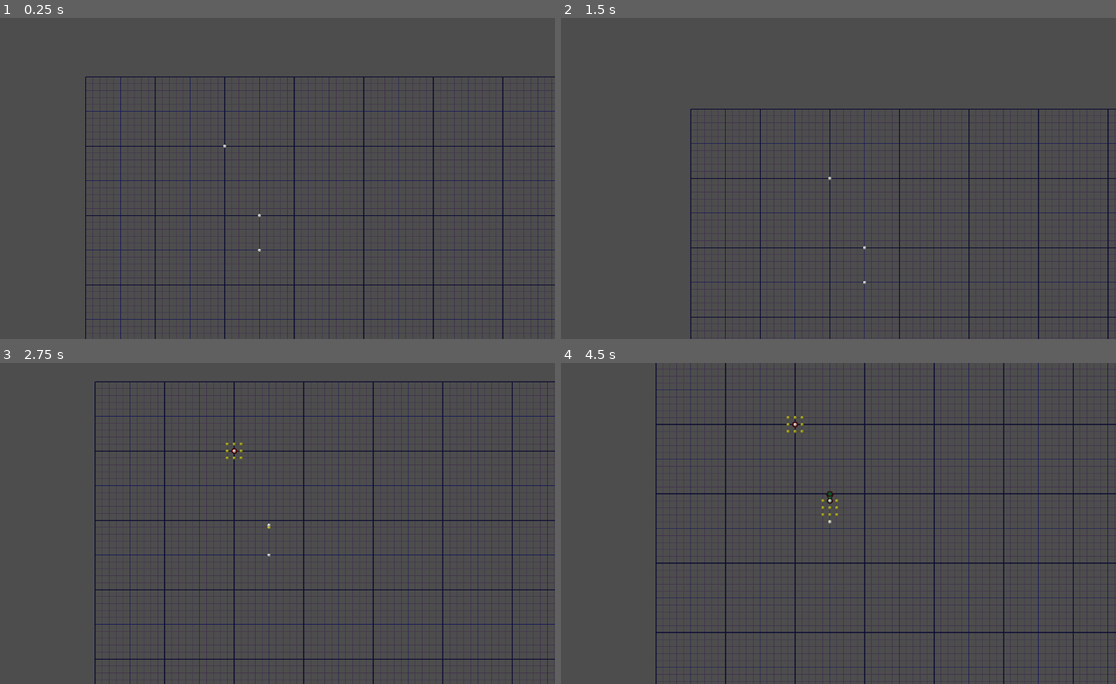
Above: before the commit, frames 1-4 (two rows, left to right).
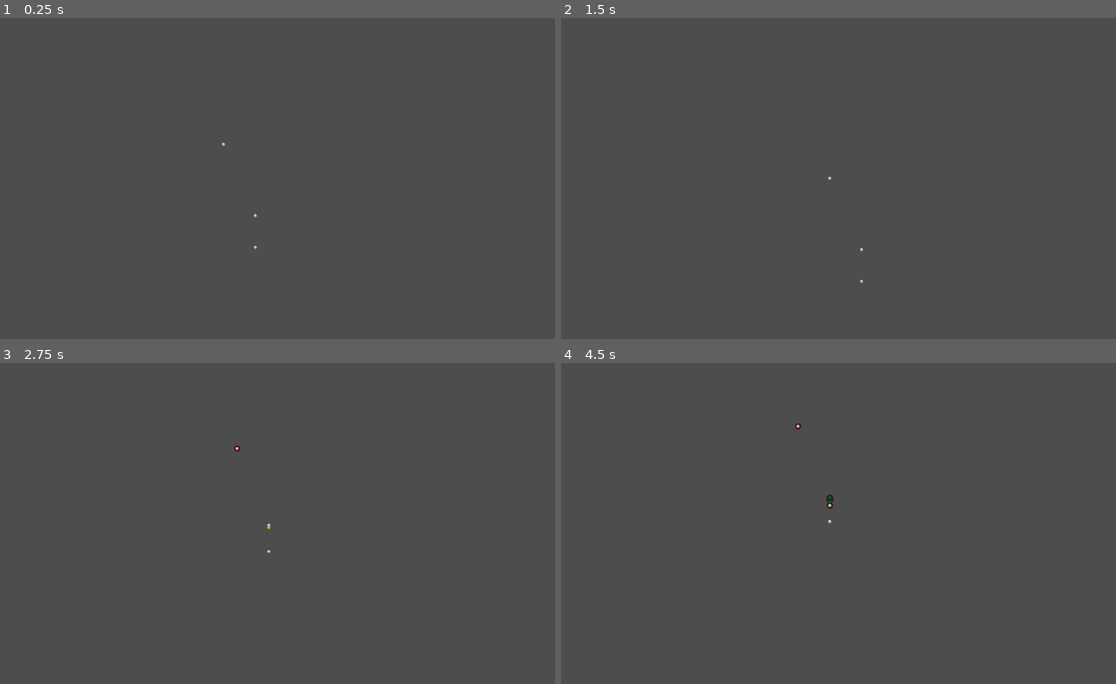
Above: after the commit, the same moments.

Repository: vibrunazo/godot-vector
Game: Godot game, scene res://scenes/map.tscn
Same seed, same stepped clock (60 frames per second), same inputs: the game is played once before the commit and once after it.
Inputs:
- Up to frame 1 (0.25 s): no input
- Up to frame 2 (1.5 s): hold Keypad 3 (ui_down_right) 0.53-1.28 s; tap Keypad 5 (ui_center) at 0.6, 1.35 s; hold Down (ui_down) from 1.28 s (still down)
- Up to frame 3 (2.75 s): release Down (ui_down) at 2.03 s; hold Keypad 3 (ui_down_right) from 2.03 s (still down); tap Keypad 5 (ui_center) at 2.1 s
- Up to frame 4 (4.5 s): release Keypad 3 (ui_down_right) at 2.78 s; hold Up (ui_up) 2.78-3.53 s; tap Keypad 5 (ui_center) at 2.85, 3.6, 4.35 s; hold Keypad 1 (ui_down_left) from 3.53 s (still down)

The runs differ from the first frame. In frame 1, 4.8% of the frame differs, in the area x 15-100%, y 18-100%; in frame 2, 3.6%; in frame 3, 4.8%; in frame 4, 6.5%, in the area x 17-100%, y 0-100%.
Error after the commit: Parse Error: Class "Grid" hides a global script class. (res://scenes/grid.gd:3)

Commit message:
game tells cars when their turn begins, used to show target dots anim

Diff:
--- a/scenes/car.gd
+++ b/scenes/car.gd
@@ -3,6 +3,7 @@
 class_name Car
 
 signal turn_end
+signal registered
 
 @export var grid: Grid
 @export var color: Color = Color(0.9, 0.2, 0.2)
@@ -15,6 +16,8 @@
 var history: Array[Vector2]
 var car_history: CarHistory
 var is_moving: = false
+var is_my_turn: = false
+var is_registered: = false
 
 # Called when the node enters the scene tree for the first time.
 func _ready():
@@ -24,6 +27,9 @@
 	ini_grid_pos = grid_pos
 	register_car_history()
 	update_pos_from_grid()
+	update_draw()
+	is_registered = true
+	registered.emit()
 
 func register_car_history():
 	car_history = %CarHistory
@@ -39,7 +45,14 @@
 func update_draw():
 	if car_history:
 		car_history.update_vectors()
-		car_history.show_dots_at(grid_pos + svector)
+		car_history.update_dots_at(grid_pos + svector)
+
+## my turn begins
+## the RaceGame tells the Car when its turn begins,
+## but the Car tells the Game when the turn ends via turn_end signal
+func turn_begin():
+	is_my_turn = true
+	car_history.show_dots()
 
 # Called every frame. 'delta' is the elapsed time since the previous frame.
 #func _process(_delta):
@@ -72,11 +85,10 @@
 
 func input_move(v: Vector2) -> bool:
 	if is_moving: return false
+	if not is_my_turn: return false
 	next_move = v
 	move()
 	return true
-#	await get_tree().create_timer(1.0).timeout
-
 
 func move():
 	svector += next_move
@@ -102,6 +114,7 @@
 	is_moving = false
 #	car_history.update_vectors()
 	update_draw()
+	is_my_turn = false
 	turn_end.emit()
 
 func update_grid_from_pos():
--- a/scenes/car_history.gd
+++ b/scenes/car_history.gd
@@ -97,6 +97,8 @@
 #	%Dots.visible = false
 	$AnimDots.play("hide_dots")
 
+## shows the dots of possible options where the user can go
+## called by the owning car when its turn begins
 func show_dots():
 	$AnimDots.play("show_dots")
 	%Dots.visible = true
@@ -112,11 +114,10 @@
 	%TargetDot.position = grid2pix(p)
 	$AnimTarget.play("selected")
 
-## shows the dots of possible options where the user can go
-## called by the owning car when the car stops moving and reaches its target
-func show_dots_at(p: Vector2):
+## updates the position where the target dots will show up in the future
+## when it's my turn
+func update_dots_at(p: Vector2):
 	%Dots.position = grid2pix(p)
-	show_dots()
 
 func grid2pix(g: Vector2) -> Vector2:
 	return car.grid2pix(g)
--- a/scenes/grid.tscn
+++ b/scenes/grid.tscn
@@ -1,6 +1,6 @@
 [gd_scene load_steps=2 format=3 uid="uid://d08o10r7su4q0"]
 
-[ext_resource type="Script" path="res://scenes/Grid.gd" id="1_vq0c6"]
+[ext_resource type="Script" path="res://scenes/grid.gd" id="1_qwgko"]
 
 [node name="Grid" type="Control"]
 layout_mode = 3
@@ -9,4 +9,4 @@
 anchor_bottom = 1.0
 grow_horizontal = 2
 grow_vertical = 2
-script = ExtResource("1_vq0c6")
+script = ExtResource("1_qwgko")
--- a/scenes/race_cam.tscn
+++ b/scenes/race_cam.tscn
@@ -1,8 +1,8 @@
 [gd_scene load_steps=2 format=3 uid="uid://62je7a634151"]
 
-[ext_resource type="Script" path="res://scenes/RaceCam.gd" id="1_2xwv3"]
+[ext_resource type="Script" path="res://scenes/race_cam.gd" id="1_ipghs"]
 
 [node name="RaceCam" type="Camera2D"]
 position_smoothing_enabled = true
 editor_draw_limits = true
-script = ExtResource("1_2xwv3")
+script = ExtResource("1_ipghs")
--- a/scenes/race_game.gd
+++ b/scenes/race_game.gd
@@ -9,7 +9,14 @@
 
 # Called when the node enters the scene tree for the first time.
 func _ready():
-	pass
+	await get_tree().create_timer(0.6).timeout
+	start_game()
+
+func start_game():
+	var car: Car = get_car_this_turn()
+	if not car.is_registered:
+		await car.registered
+	car.turn_begin()
 
 func _input(event):
 	if event.is_action("ui_down_left") and not event.is_pressed():
@@ -43,7 +50,9 @@
 
 func next_turn():
 	turn += 1
-	cam.car = get_car_this_turn()
+	var car = get_car_this_turn()
+	cam.car = car
+	car.turn_begin()
 
 ## returns the car who plays in this turn
 func get_car_this_turn() -> Car:
Renamed: scenes/RaceCam.gd -> scenes/race_cam.gd
